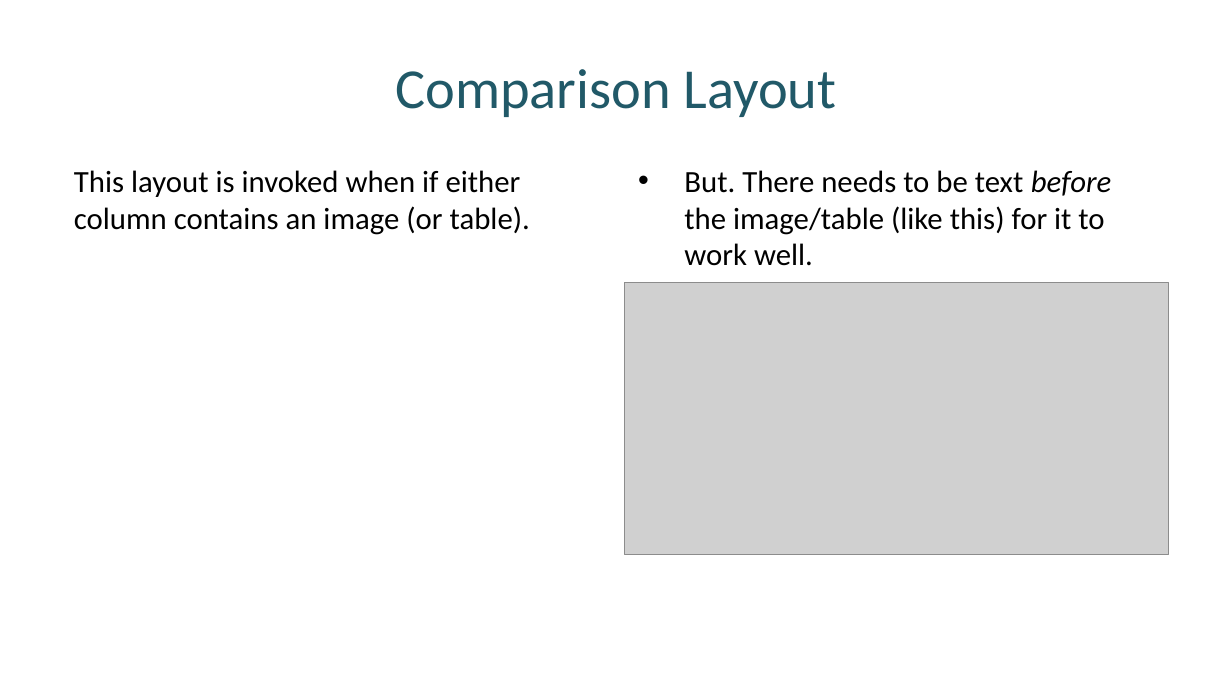
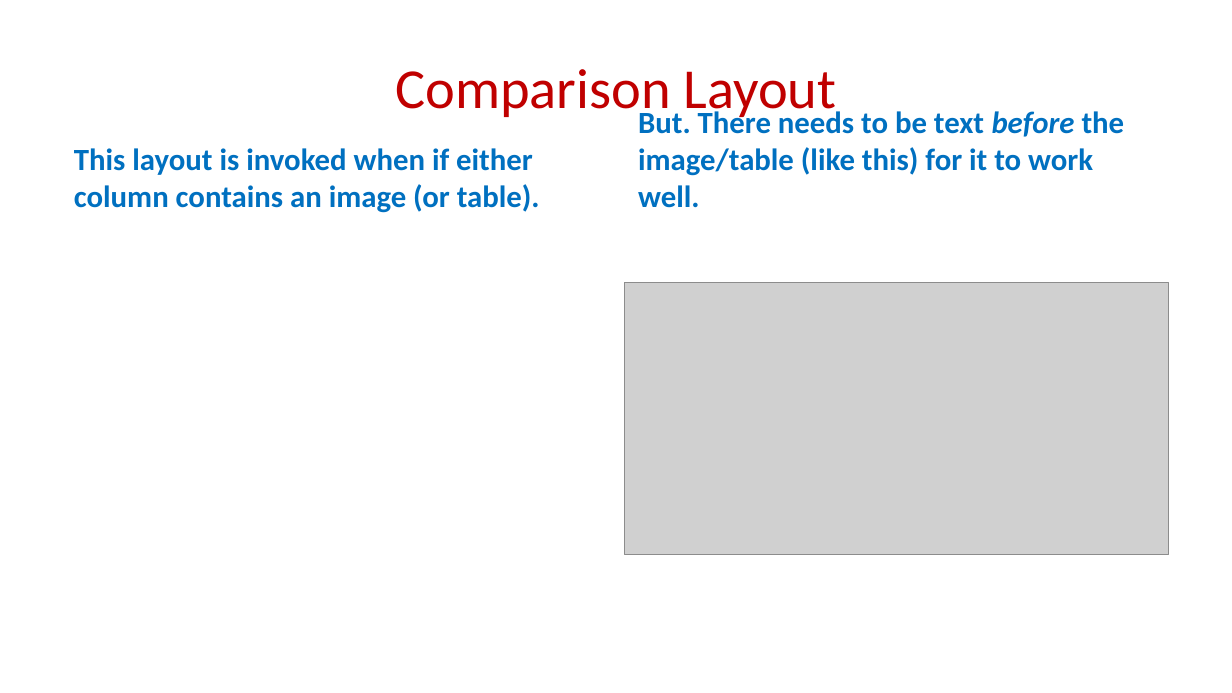
Before and after one commit to Jonathan-Nyquist/data-science-reporting-with-quarto-for-python-3811138, a slide deck: slide 3 of 05_04e/styling pptx from quarto.pptx. Drawn at 1232x693 pixels with LibreOffice and Linux fonts; fonts in the diff are those of the drawing; grey boxes stand for pictures. Boxes give left, top, right and bottom in pixels: in the first picture for what was removed or moved away, otherwise in the second. Text is boxed around its words. In the diff, an @@ line names an element or a change of style, - is before the commit and + after.

```diff
--- a/05_04e/styling pptx from quarto.pptx
+++ b/05_04e/styling pptx from quarto.pptx
@@ title "Comparison Layout" at bbox=[395, 69, 836, 121]: text colour #215968 to #C00000 @@
@@ text "But. There needs to be ..." at bbox=[638, 107, 1125, 208]: text colour #000000 to #0070C0, bold on; bullet • to none; vertical alignment top to bottom @@
@@ text "This layout is invoked when ..." at bbox=[74, 148, 540, 213]: text colour #000000 to #0070C0, bold on; vertical alignment top to bottom @@
```
Also in this commit, not shown: 3 other slides changed, 4 other files.
